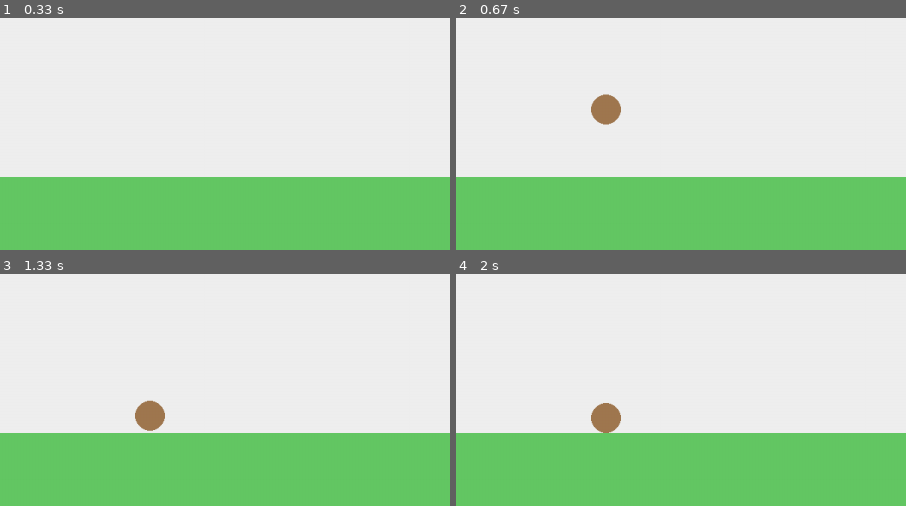
Above: before the commit, frames 1-4 (two rows, left to right).
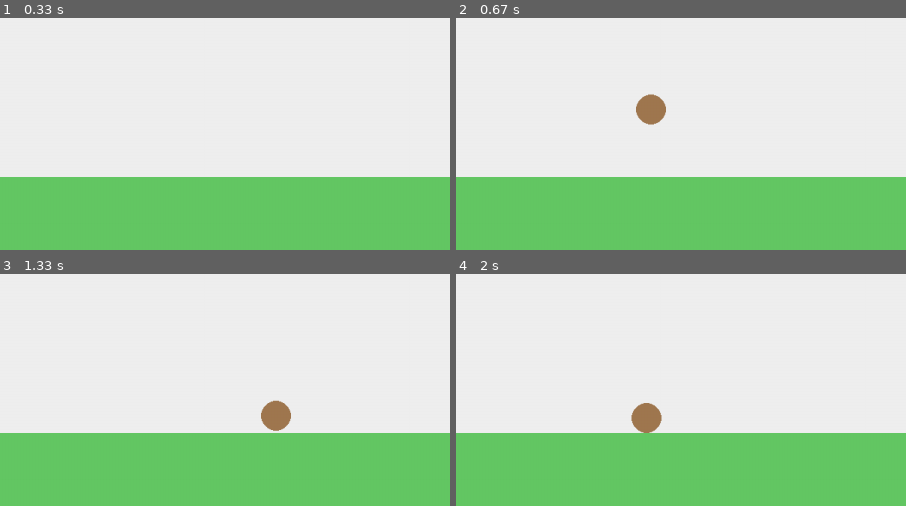
Above: after the commit, the same moments.

Repository: lorenacp1/Pygame
Game: pygame game, started from main.py
Two runs of this game, one before a commit and one after it. Both use one fixed random seed, a clock stepped at 60 frames per second and the inputs below.
Inputs:
- Up to frame 1 (0.33 s): no input
- Up to frame 2 (0.67 s): hold Right from 0.33 s (still down)
- Up to frame 3 (1.33 s): release Right at 0.8 s; hold Right 0.83-1.3 s
- Up to frame 4 (2 s): hold Left 1.33-1.87 s; hold Left from 1.9 s (still down)
The pictures show only the part of the screen within x 0-50%, y 50-100%; the shares and areas given below are measured in that part.

Frame 1 is identical in both runs. In frame 2, 1.4% of the frame differs, in the area x 30-47%, y 32-47%; in frame 3, 1.4%; in frame 4, 1.4%, in the area x 30-46%, y 55-69%.

Commit message:
hamster indo pro lado

Diff:
--- a/main.py
+++ b/main.py
@@ -20,6 +20,14 @@
         if event.type == pygame.QUIT:
             running = False
 
+    keys = pygame.key.get_pressed()
+
+    hamster.vel_x = 0
+    if keys[pygame.K_LEFT]:
+        hamster.vel_x = -3
+    if keys[pygame.K_RIGHT]:
+        hamster.vel_x = 3
+
     screen.fill((240, 240, 240))
 
     ground = pygame.Rect(0, 600, WIDTH, 100)
